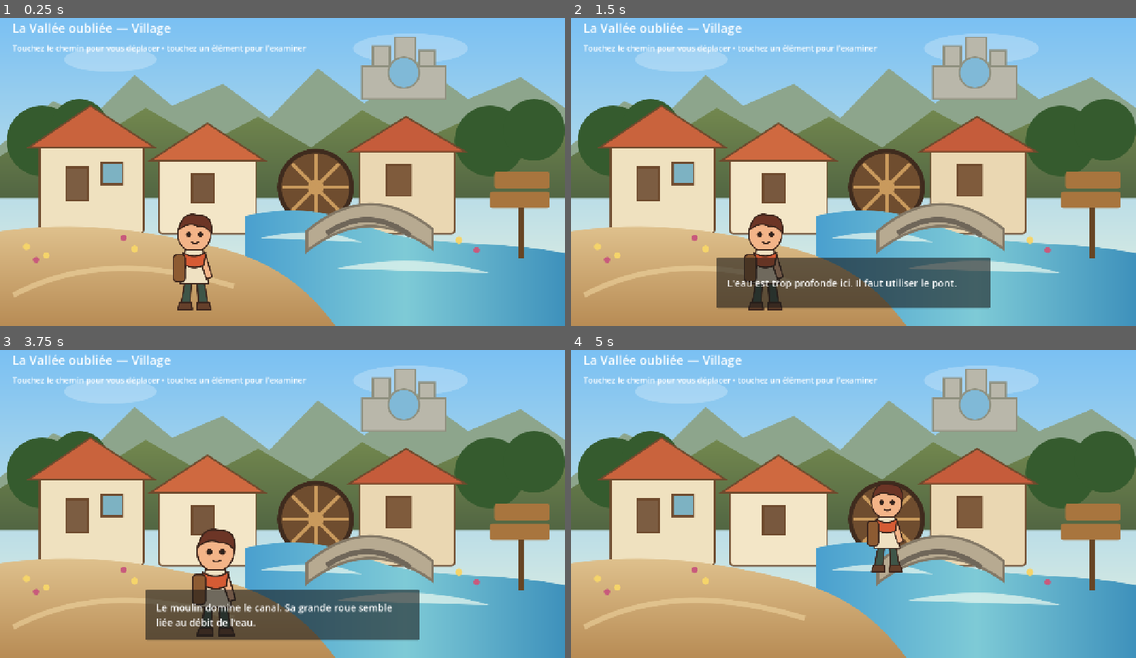
Above: before the commit, frames 1-4 (two rows, left to right).
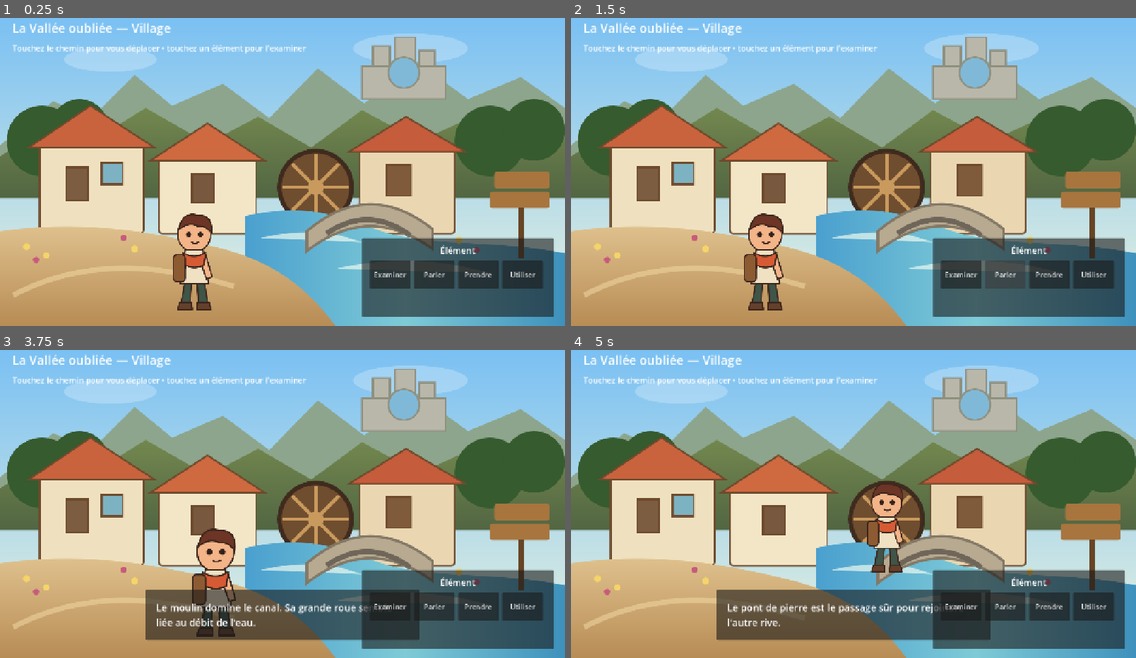
Above: after the commit, the same moments.

Repository: u2987920406-rgb/Grimoire
Game: Godot game, scene res://adventures/forgotten_valley/scenes/village_2d.tscn
The game is run twice, just before and just after one commit, with the same random seed, the same clock (stepped at 60 frames per second) and the same inputs.
Inputs (mouse positions are in pixels of both pictures, inside the frame that each line leads up to):
- Up to frame 1 (0.25 s): no input
- Up to frame 2 (1.5 s): click (960, 273) at 0.5 s, where only the run after the commit has a clickable "Examiner"; click (1006, 273) at 1.25 s, where only the run after the commit has a clickable "Parler"
- Up to frame 3 (3.75 s): click (480, 605) at 2 s, where only the run after the commit has a clickable "Prendre"; click (519, 605) at 2.75 s, where only the run after the commit has a clickable "Utiliser"; tap Enter at 3.5 s; drag from (316, 522) to (401, 405) at 3.52 s
- Up to frame 4 (5 s): drag from (943, 562) to (972, 405) at 4.27 s

The runs differ from the first frame. In frame 1, 8.8% of the frame differs, in the area x 64-98%, y 71-98%; in frame 2, 14%; in frame 3, 8.8%; in frame 4, 15%, in the area x 25-98%, y 71-98%.

Commit message:
feat(2d): add contextual action panel

Diff:
--- a/adventures/forgotten_valley/scenes/village_2d.tscn
+++ b/adventures/forgotten_valley/scenes/village_2d.tscn
@@ -98,3 +98,43 @@
 text = ""
 autowrap_mode = 2
 theme_override_font_sizes/font_size = 22
+
+
+[node name="ActionPanel" type="PanelContainer" parent="UI"]
+offset_left = 820.0
+offset_top = 520.0
+offset_right = 1255.0
+offset_bottom = 700.0
+
+[node name="Margin" type="MarginContainer" parent="UI/ActionPanel"]
+theme_override_constants/margin_left = 18
+theme_override_constants/margin_top = 14
+theme_override_constants/margin_right = 18
+theme_override_constants/margin_bottom = 14
+
+[node name="VBox" type="VBoxContainer" parent="UI/ActionPanel/Margin"]
+theme_override_constants/separation = 10
+
+[node name="TargetName" type="Label" parent="UI/ActionPanel/Margin/VBox"]
+text = "Élément"
+horizontal_alignment = 1
+theme_override_font_sizes/font_size = 20
+
+[node name="Buttons" type="HBoxContainer" parent="UI/ActionPanel/Margin/VBox"]
+theme_override_constants/separation = 8
+
+[node name="Examine" type="Button" parent="UI/ActionPanel/Margin/VBox/Buttons"]
+custom_minimum_size = Vector2(92, 64)
+text = "Examiner"
+
+[node name="Talk" type="Button" parent="UI/ActionPanel/Margin/VBox/Buttons"]
+custom_minimum_size = Vector2(92, 64)
+text = "Parler"
+
+[node name="Take" type="Button" parent="UI/ActionPanel/Margin/VBox/Buttons"]
+custom_minimum_size = Vector2(92, 64)
+text = "Prendre"
+
+[node name="Use" type="Button" parent="UI/ActionPanel/Margin/VBox/Buttons"]
+custom_minimum_size = Vector2(92, 64)
+text = "Utiliser"
